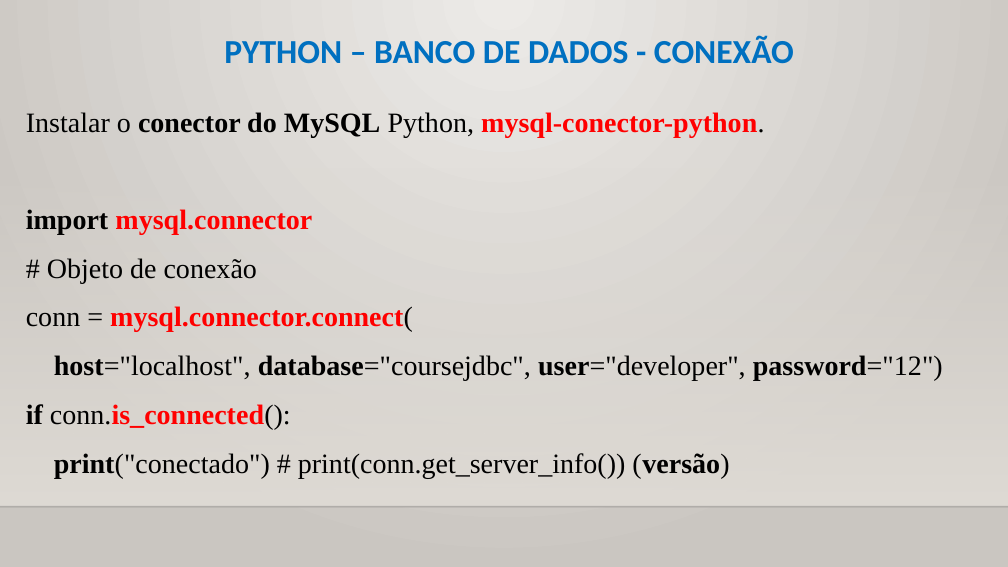
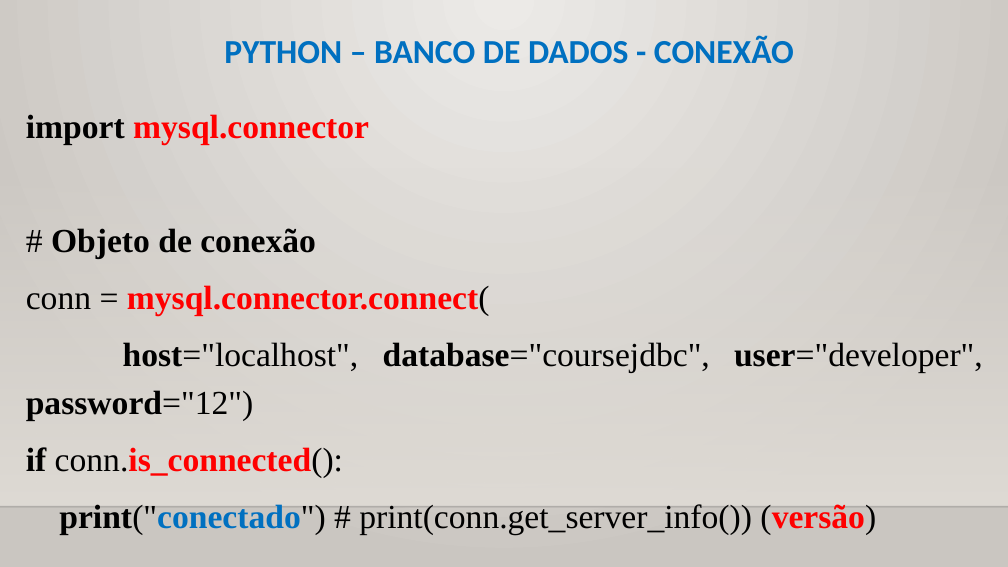
Before and after one commit to CloudEducationBrazil/WydenPythonParadigmas, a slide deck: slide 5 of 01 Classes/Aula 12, 13 Programação Python - Banco de Dados.pptx (slide 4 before the commit). Drawn at 1008x567 pixels with LibreOffice and Linux fonts; fonts in the diff are those of the drawing; background and template pictures are left out. Boxes give left, top, right and bottom in pixels: in the first picture for what was removed or moved away, otherwise in the second. Text is boxed around its words. In the diff, an @@ line names an element or a change of style, - is before the commit and + after.

Commit message:
PPTs Python 28Maio2022

```diff
--- a/01 Classes/Aula 12, 13 Programação Python - Banco de Dados.pptx
+++ b/01 Classes/Aula 12, 13 Programação Python - Banco de Dados.pptx
@@ text "import mysql.connector" at bbox=[26, 114, 983, 534]: size 20 to 24 pt; bold on in "Objeto de conexão", "print("conectado")"; text colour #000000 to #0070C0 in "print("conectado")"; text colour #000000 to #FF0000 in "(versão)" @@
@@ text at bbox=[26, 112, 764, 137]: paragraph removed @@
-Instalar o conector do MySQL Python, mysql-conector-python.
```
Also in this commit, not shown: 4 other slides changed, 1 slide added.
